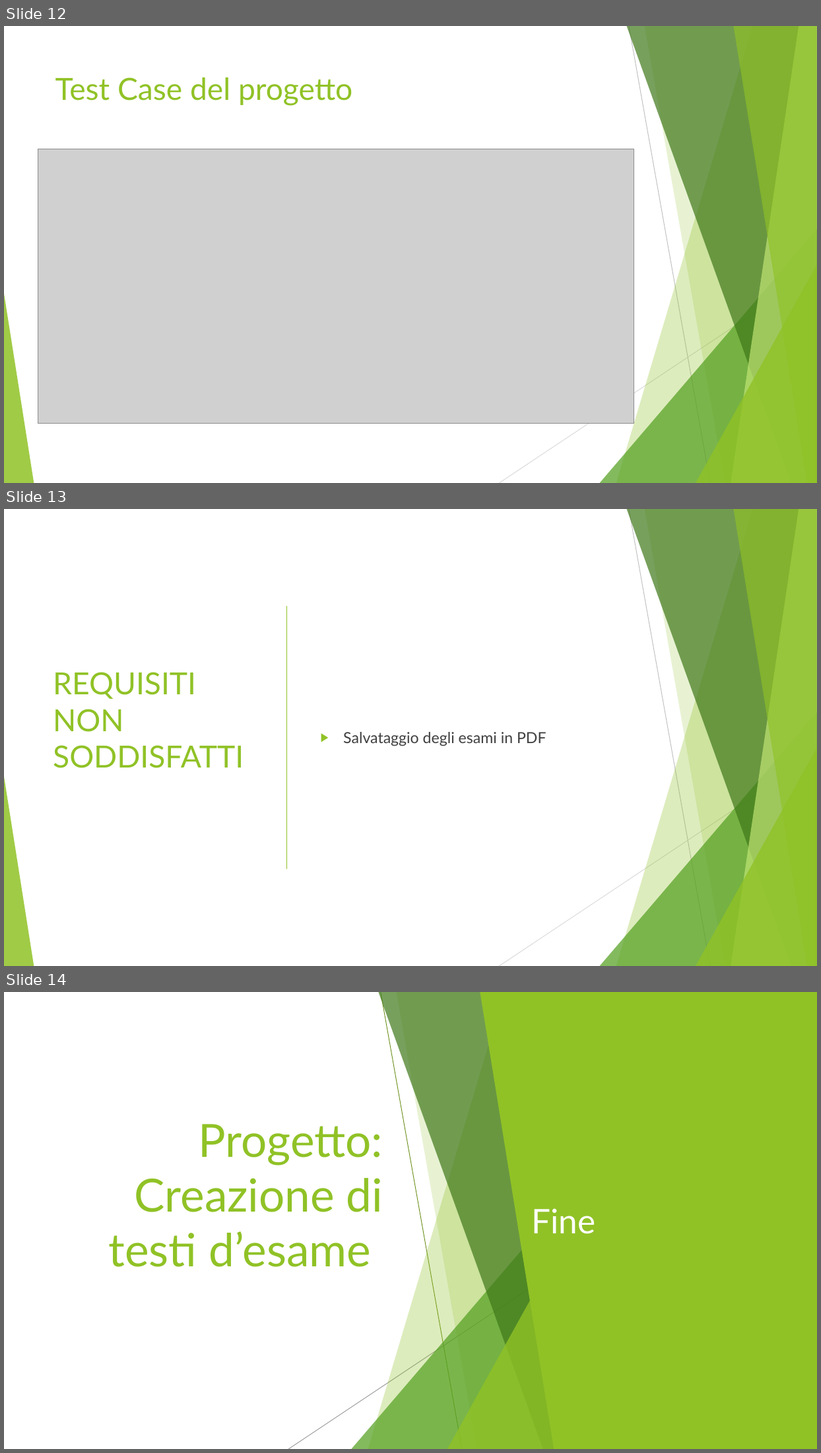
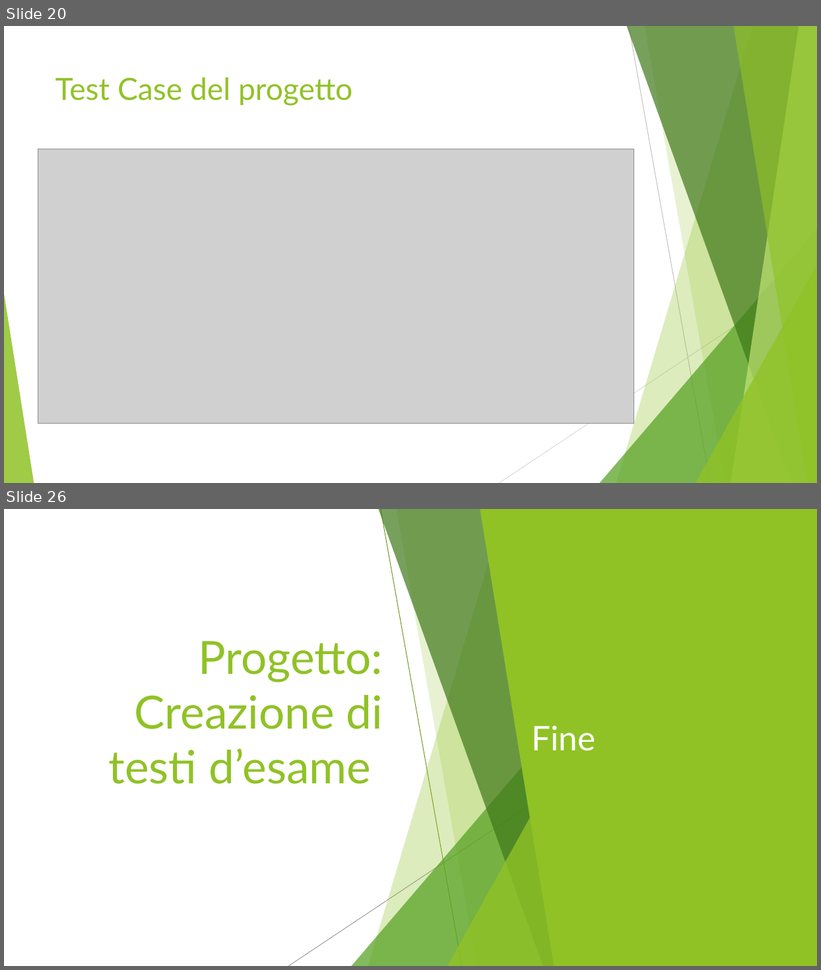
Before and after one commit to MarcoFrontini/Progetto_IdS_2024-2025, a slide deck: Documentazione/Presentazione.pptx. Shown one above the other, each under a label of ours: slides 12, 13 and 14 before the commit, slides 20 and 26 after it; the slides between them are not shown. The pictures are 821x1453 and 821x970 pixels, drawn with LibreOffice and Linux fonts; fonts in the diff are those of the drawing; grey boxes stand for pictures. Boxes give left, top, right and bottom in pixels: in the first picture for what was removed or moved away, otherwise in the second. Text is boxed around its words. In the diff, an @@ line names an element or a change of style, - is before the commit and + after.

```diff
--- a/Documentazione/Presentazione.pptx
+++ b/Documentazione/Presentazione.pptx
@@ slide 13 removed at (x1=4, y1=509, x2=817, y2=966), background #FFFFFF; not listed: 10 template elements that a slide beside it also shows @@
@@ line removed from (287, 607) to (287, 869) @@
@@ title removed at (x1=53, y1=672, x2=244, y2=768) @@
-REQUISITI NON SODDISFATTI
@@ text removed at (x1=343, y1=732, x2=546, y2=746) @@
-▶ Salvataggio degli esami in PDF
@@ what was slide 12 is now slide 20 @@
@@ what was slide 14 is now slide 26 @@
```
Also in this commit, not shown: 4 slides changed, 13 slides added.
